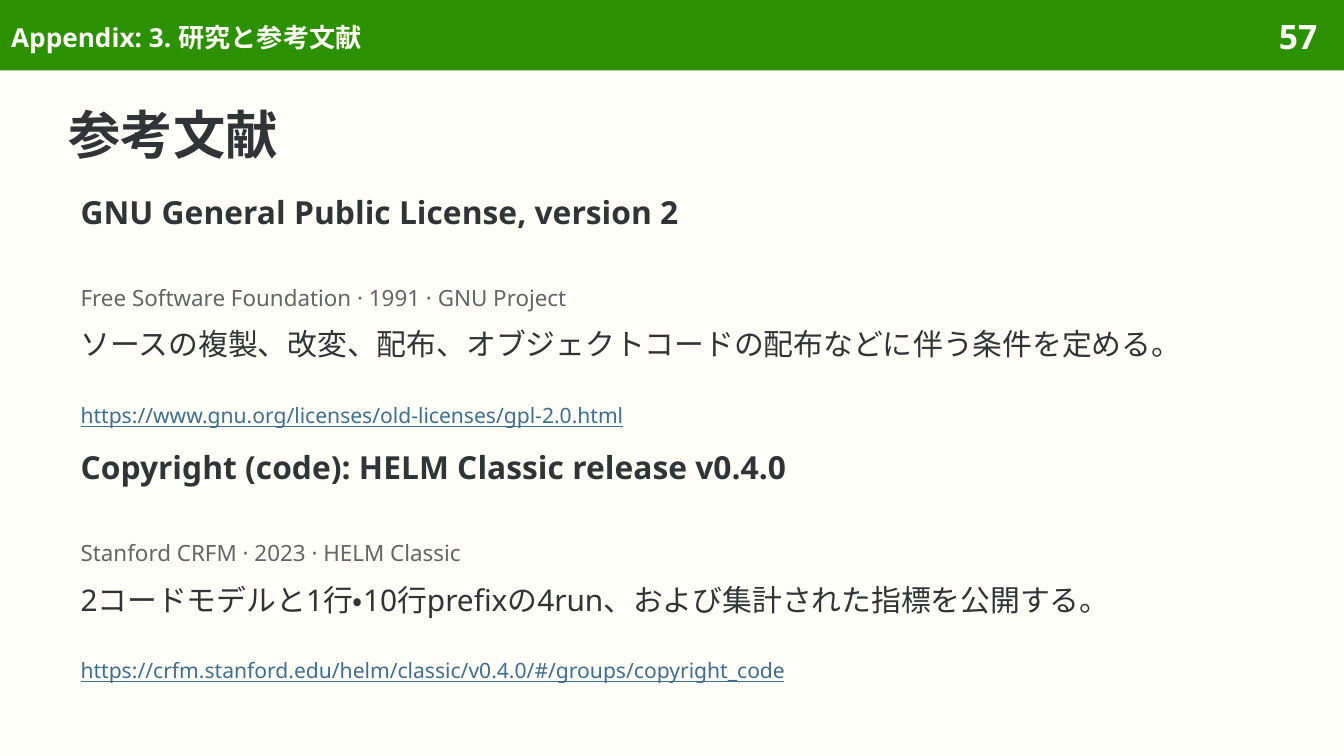
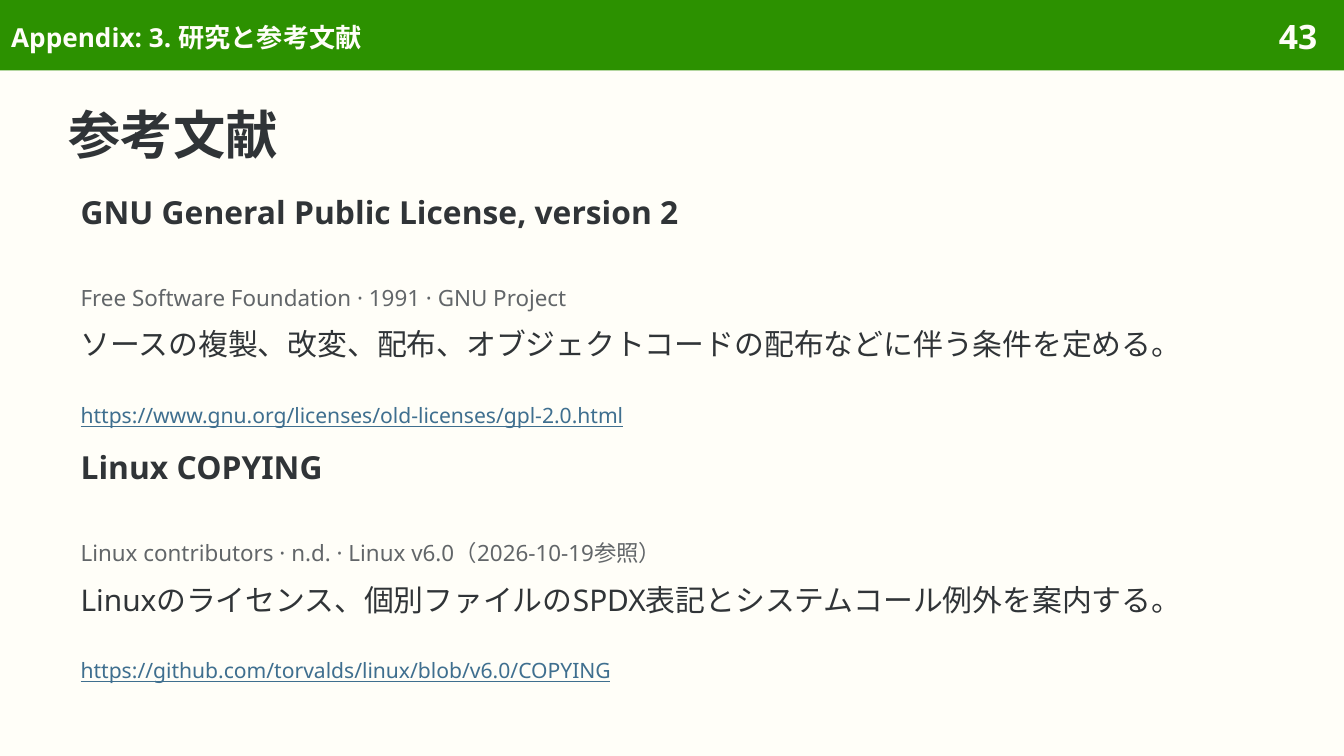
Before and after one commit to sasakiy84/datasets-in-10-minutes, a slide deck: slide 43 of slides/datasets-in-10-minutes-copyright-code.pptx (slide 57 before the commit). Drawn at 1344x756 pixels with LibreOffice and Linux fonts; fonts in the diff are those of the drawing. Boxes give left, top, right and bottom in pixels: in the first picture for what was removed or moved away, otherwise in the second. Text is boxed around its words. In the diff, an @@ line names an element or a change of style, - is before the commit and + after.

Commit message:
Refocus copyright code slides on code reproduction task

```diff
--- a/slides/datasets-in-10-minutes-copyright-code.pptx
+++ b/slides/datasets-in-10-minutes-copyright-code.pptx
@@ page number at (1279, 24, 1317, 50): text changed @@
-57
+43
@@ text at (81, 455, 323, 480): text changed @@
-Copyright (code): HELM Classic release v0.4.0
+Linux COPYING
@@ text at (81, 542, 661, 563): text changed @@
-Stanford CRFM · 2023 · HELM Classic
+Linux contributors · n.d. · Linux v6.0（2026-10-19参照）
@@ text at (81, 586, 1182, 614): text changed @@
-2コードモデルと1行・10行prefixの4run、および集計された指標を公開する。
+Linuxのライセンス、個別ファイルのSPDX表記とシステムコール例外を案内する。
@@ text at (81, 662, 611, 683): text changed @@
-https://crfm.stanford.edu/helm/classic/v0.4.0/#/groups/copyright_code
+https://github.com/torvalds/linux/blob/v6.0/COPYING
```
Also in this commit, not shown: 37 other slides changed, 1 slide added, 15 slides removed, 43 other files.
